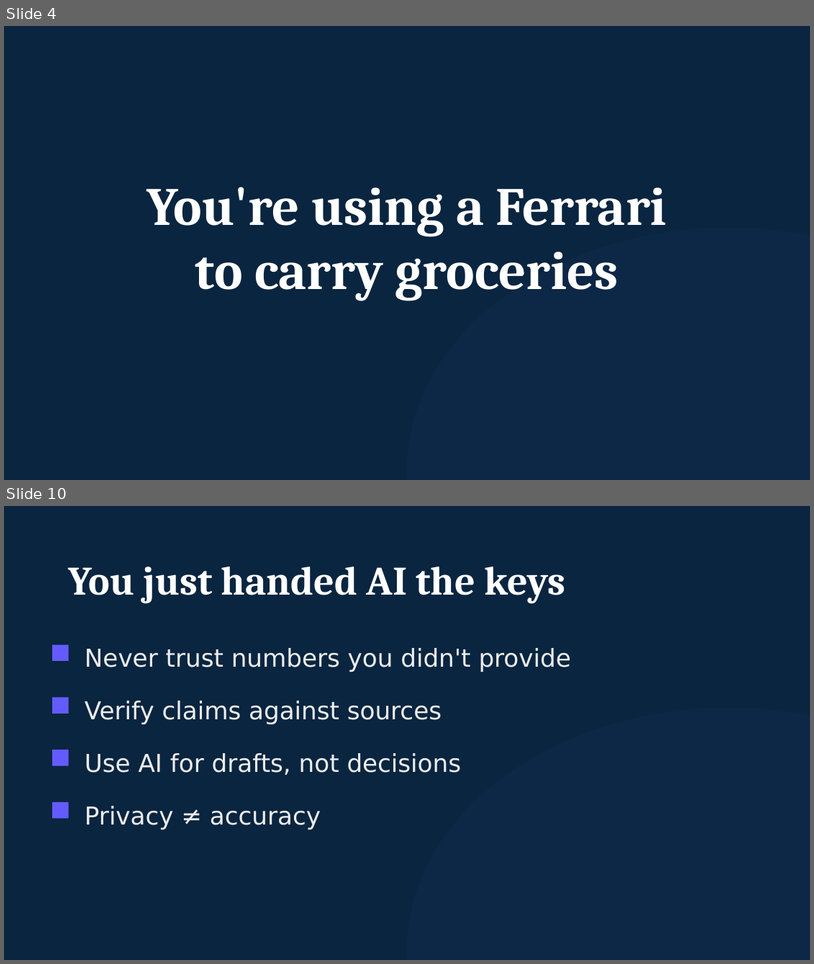
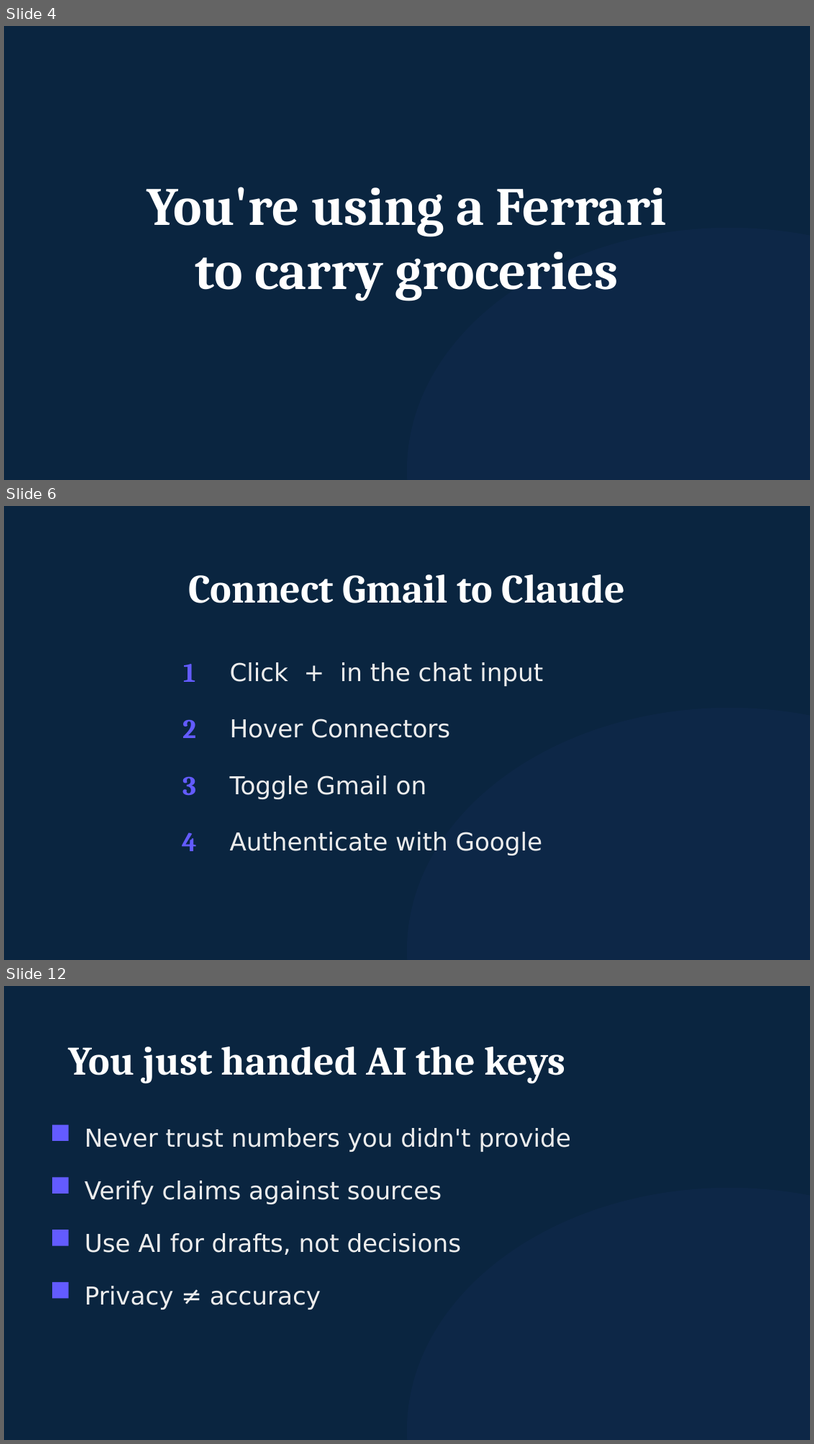
Before and after one commit to michaelengland/ai-best-practices, a slide deck: decks/workshop-2-orchestrator/workshop-2-orchestrator.pptx. Shown one above the other, each under a label of ours: slides 4 and 10 before the commit, slides 4, 6 and 12 after it; the slides between them are not shown. The pictures are 814x964 and 814x1444 pixels, drawn with LibreOffice and Linux fonts; fonts in the diff are those of the drawing. Boxes give left, top, right and bottom in pixels: in the first picture for what was removed or moved away, otherwise in the second. Text is boxed around its words. In the diff, an @@ line names an element or a change of style, - is before the commit and + after.

```diff
--- a/decks/workshop-2-orchestrator/workshop-2-orchestrator.pptx
+++ b/decks/workshop-2-orchestrator/workshop-2-orchestrator.pptx
@@ slide 6 added at (4, 506, 810, 960), background #0A2540 @@
@@ text added at (188, 574, 625, 603), 36 pt, text #FFFFFF, bold @@
+Connect Gmail to Claude
@@ text added at (183, 664, 196, 682), 24 pt, text #635BFF, bold @@
+1
@@ text added at (230, 662, 543, 686), 22 pt, text #EDEDED @@
+Click + in the chat input
@@ text added at (183, 719, 196, 738), 24 pt, text #635BFF, bold @@
+2
@@ text added at (230, 718, 450, 738), 22 pt, text #EDEDED @@
+Hover Connectors
@@ ellipse added at (407, 708, 810, 960), fill #635BFF at 4% opacity @@
@@ text added at (183, 776, 196, 795), 24 pt, text #635BFF, bold @@
+3
@@ text added at (230, 775, 427, 799), 22 pt, text #EDEDED @@
+Toggle Gmail on
@@ text added at (182, 832, 197, 851), 24 pt, text #635BFF, bold @@
+4
@@ text added at (230, 831, 543, 855), 22 pt, text #EDEDED @@
+Authenticate with Google
@@ what was slide 10 is now slide 12 @@
```
Also in this commit, not shown: 9 slides changed, 3 other slides added, 2 slides removed, 10 other files.
